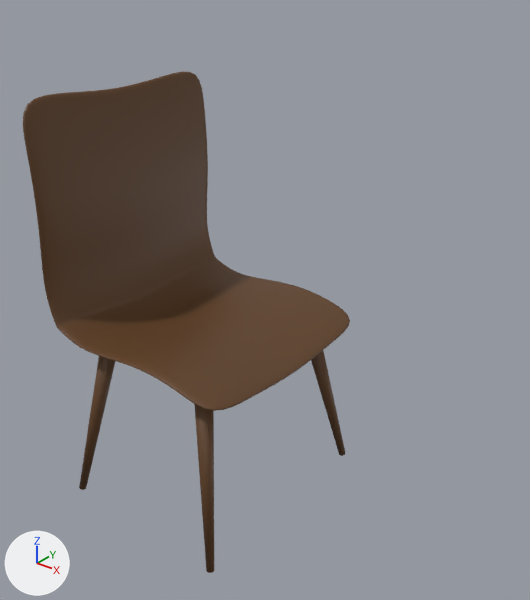
Renders of the glTF model frontend/public/models/chair01.glb from each side of a commit.
The view is the same before and after, from a 50 mm camera at (3.83, -4.12, 3.06) aimed at (0.11, 0.52, 0.18). Arrows for +X, +Y and +Z are at lower left; the lights stay in place. Mesh edges are drawn as thin lines on the coarser meshes. Where no turn or scale is listed for an object, it has been applied to the vertices.

Before the edit, the objects in view are built like this:
```python
me_geometry = bpy.data.meshes.new('geometry')
me_geometry.from_pydata(...)  # 2176 vertices, 4324 faces; spans x -1.02..0.85, y -0.99..1.02, z -1.6..1.95
me_geometry.materials.append(mat_plasticwoodmaterial)  # brown #614123
ob_chair = bpy.data.objects.new('chair', me_geometry)
ob_chair.location = (0.0, 0.0, 0.081)
```
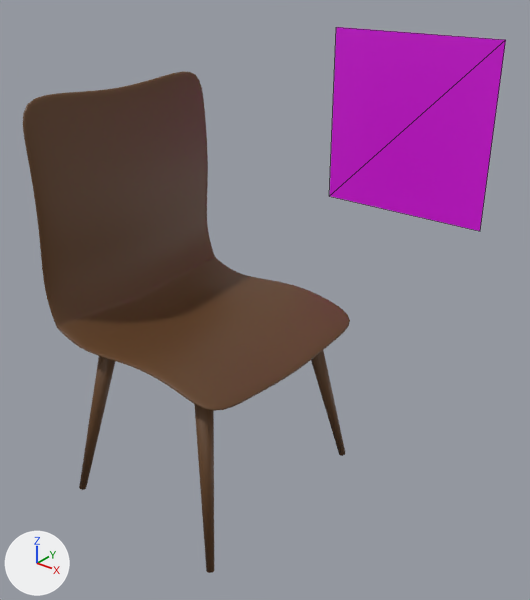
The newer file is also rescaled (x0.264), turned or shifted as a whole; pictures and numbers use the older file's frame.

What differs and where, as boxes (x1, y1, x2, y2) in the pictures (530 x 600 px):
'info_card', added (pink)
    after: (329, 27, 506, 231)

The change, as a list of edits to the scene's bpy script:
```text
Add mat_material:
    mat_material = principled_material('Material')
    mat_material.base_color = (0.736, 0.0, 0.8)  # pink #df00e7
Add me_plane:
    me_plane.from_pydata([(-0.87, 0.0, -0.87), (0.87, 0.0, -0.87), (-0.87, 0.0, 0.87), (0.87, 0.0, 0.87)], [], [(0, 1, 3), (0, 3, 2)])
    me_plane.materials.append(mat_material)  # pink #df00e7
Add ob_info_card:
    ob_info_card = bpy.data.objects.new('info_card', me_plane)
    ob_info_card.location = (0.423, 2.35, 1.448)
```
